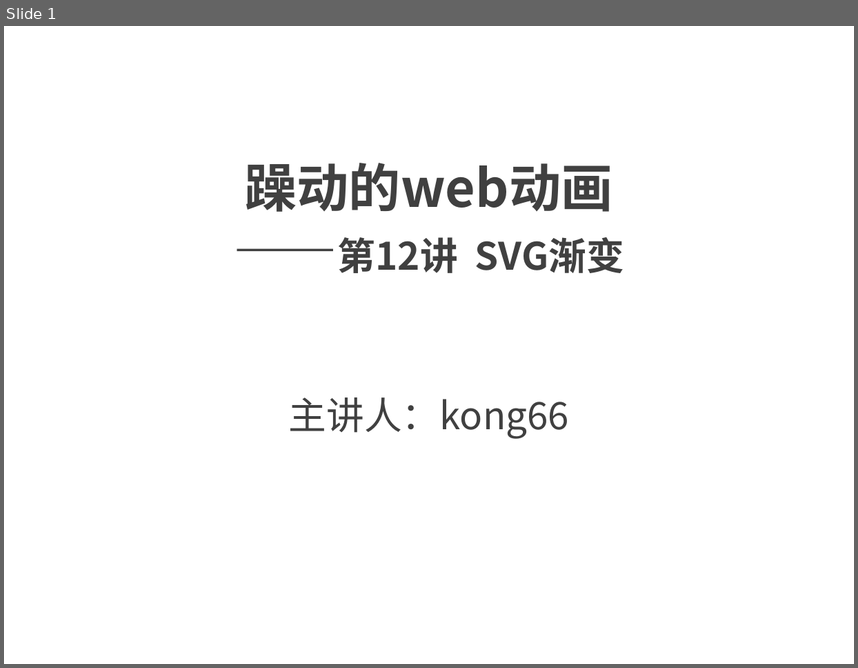
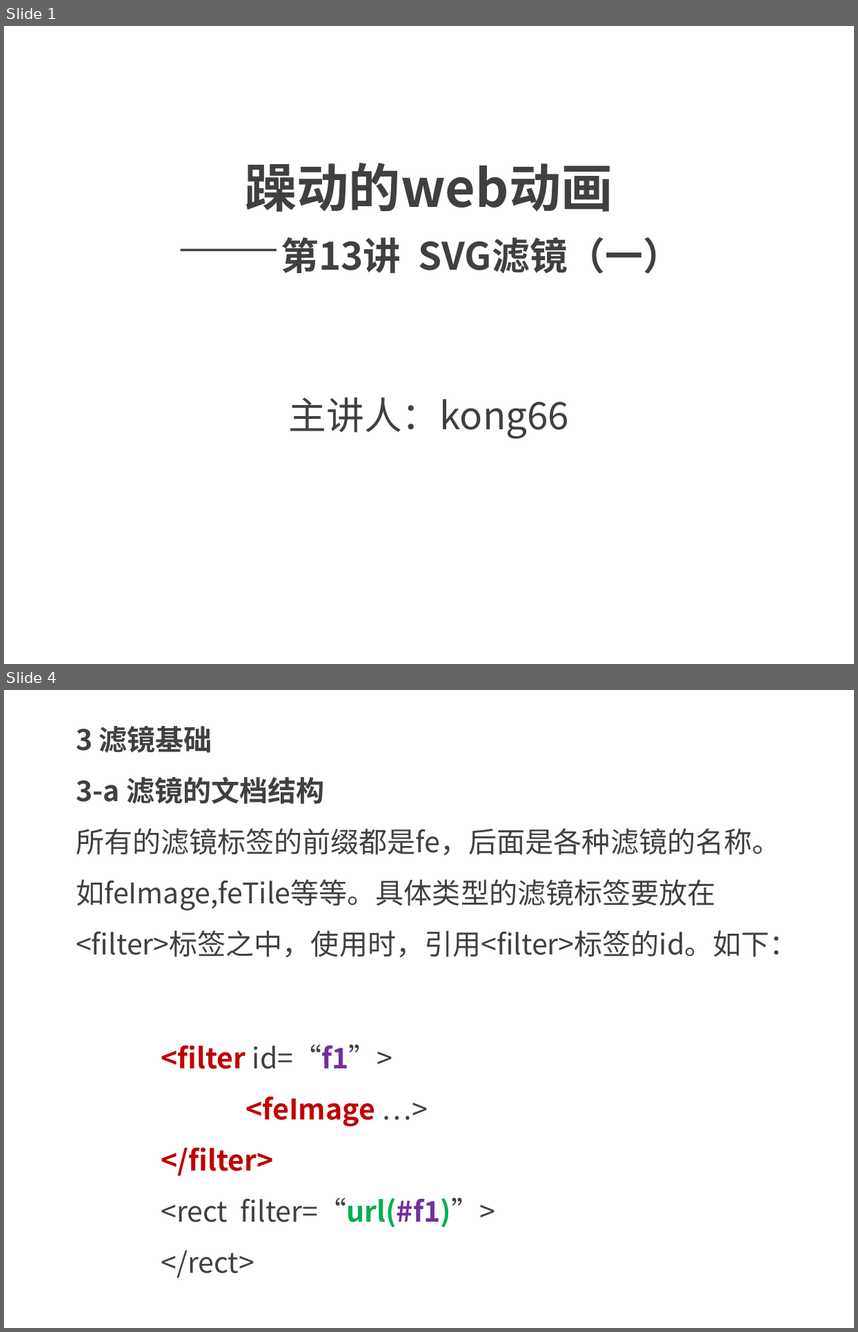
Before and after one commit to kong66/webAni, a slide deck: 13-svg-filter1/svg-filter-1.pptx. Shown one above the other, each under a label of ours: slide 1 before the commit, slides 1 and 4 after it; the slides between them are not shown. The pictures are 858x668 and 858x1332 pixels, drawn with LibreOffice and Linux fonts; fonts in the diff are those of the drawing. Boxes give left, top, right and bottom in pixels: in the first picture for what was removed or moved away, otherwise in the second. Text is boxed around its words. In the diff, an @@ line names an element or a change of style, - is before the commit and + after.

Commit message:
filter1

```diff
--- a/13-svg-filter1/svg-filter-1.pptx
+++ b/13-svg-filter1/svg-filter-1.pptx
@@ slide 4 added at box(4, 690, 854, 1328), background #FFFFFF @@
@@ text added at box(76, 726, 798, 957), 24 pt, text #404040 @@
+3 滤镜基础
+3-a 滤镜的文档结构
+所有的滤镜标签的前缀都是fe，后面是各种滤镜的名称。如feImage,feTile等等。具体类型的滤镜标签要放在<filter>标签之中，使用时，引用<filter>标签的id。如下：
@@ text added at box(161, 1044, 495, 1278), 24 pt, text #404040, bold @@
+<filter id=“f1”>
+<feImage …>
+</filter>
+<rect filter=“url(#f1)”>
+</rect>
@@ slide 1 changed as well @@
@@ title at box(245, 163, 681, 274): text changed; size 44 to 32 pt @@
-躁动的web动画
-——第12讲 SVG渐变
+躁动的web动画
+——第13讲 SVG滤镜（一）
```
Also in this commit, not shown: 2 other slides changed, 12 other slides added, 15 slides removed, 2 other files.
